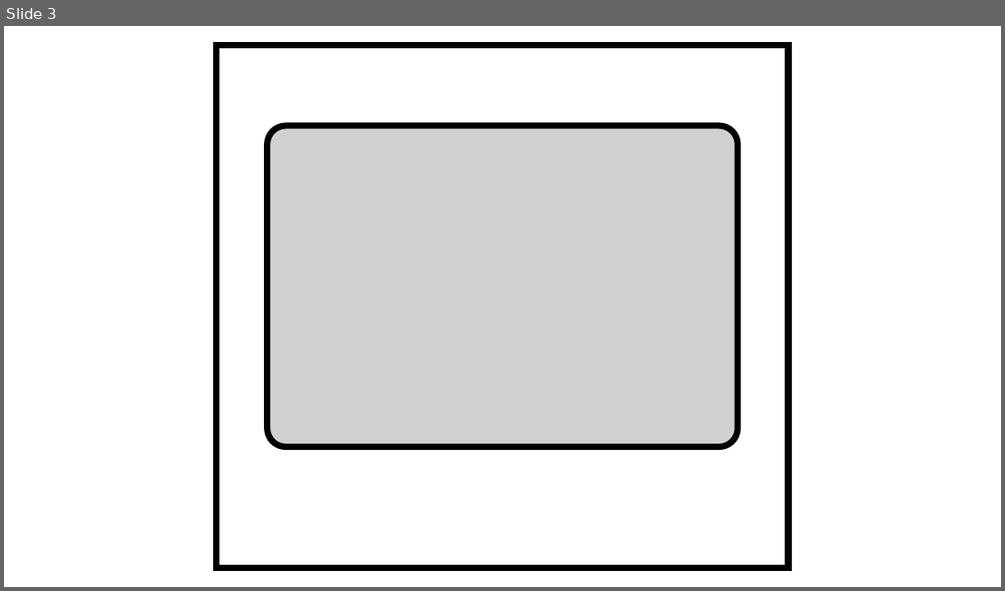
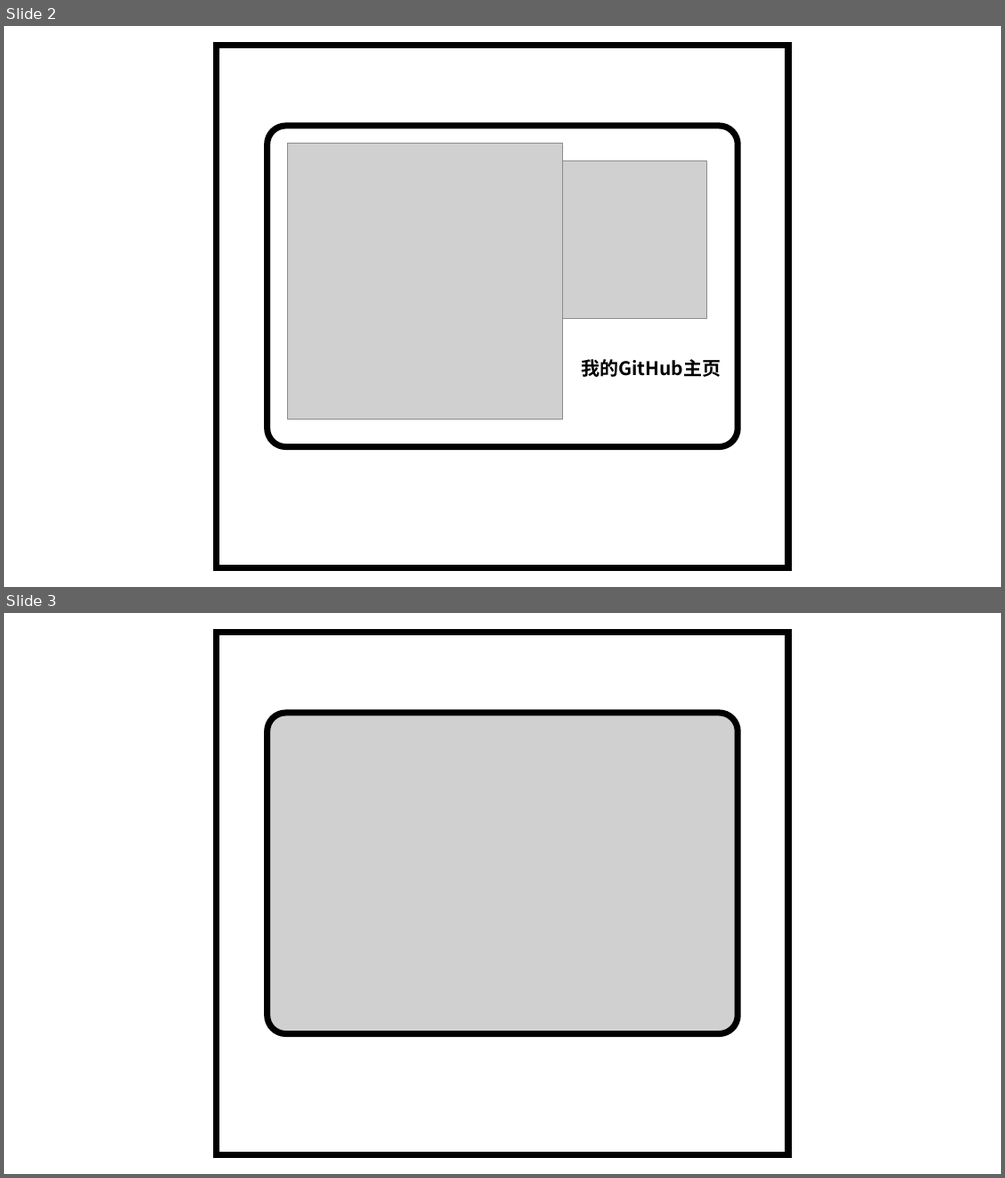
Before and after one commit to whulizheng/whulizheng.github.io, a slide deck: 网站元素.pptx. Shown one above the other, each under a label of ours: slide 3 before the commit, slides 2 and 3 after it. The pictures are 1005x591 and 1005x1178 pixels, drawn with LibreOffice and Linux fonts; fonts in the diff are those of the drawing; grey boxes stand for pictures. Boxes give left, top, right and bottom in pixels: in the first picture for what was removed or moved away, otherwise in the second. Text is boxed around its words. In the diff, an @@ line names an element or a change of style, - is before the commit and + after.

```diff
--- a/网站元素.pptx
+++ b/网站元素.pptx
@@ slide 2 added at [4,26,1001,587], background #FFFFFF @@
@@ freeform shape added at [217,46,788,567], outline #000000 6 pt @@
@@ picture added at [287,143,563,418] @@
@@ picture added at [563,160,706,319] @@
@@ text added at [581,359,720,377], 18 pt, text #000000, bold @@
+我的GitHub主页
```
Also in this commit, not shown: 2 other slides added, 2 slides removed, 12 other files.
